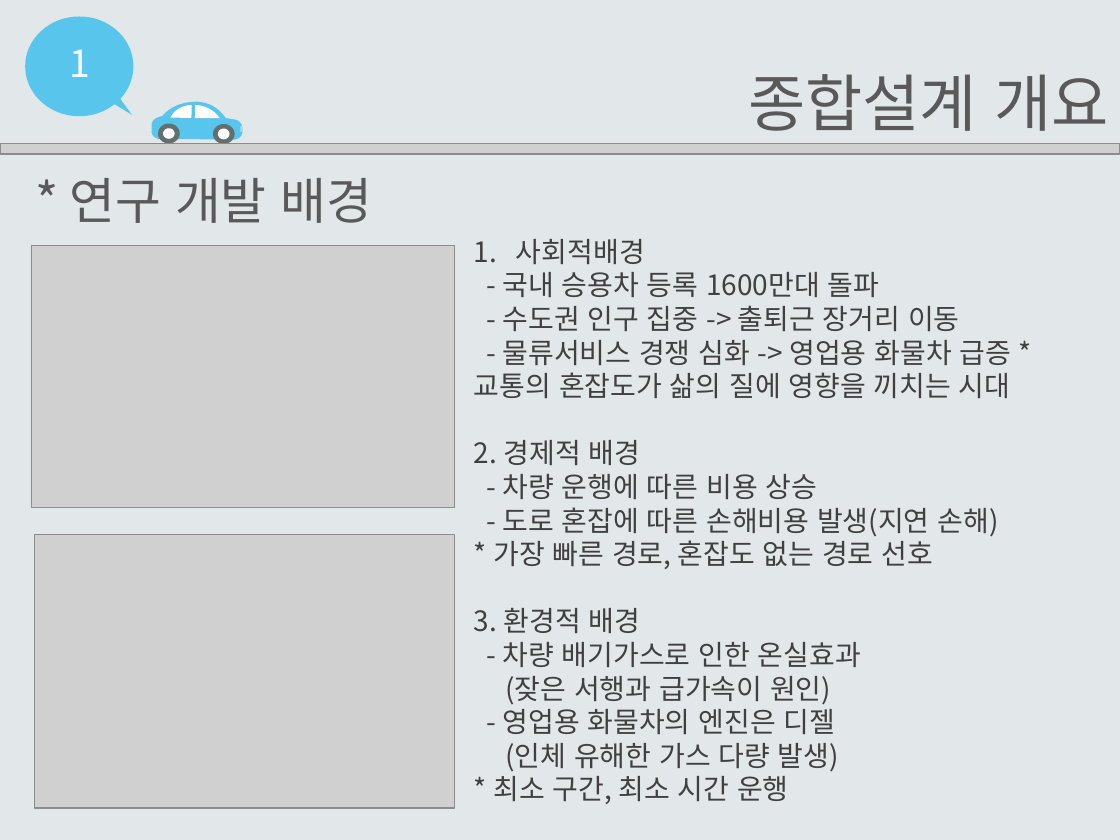
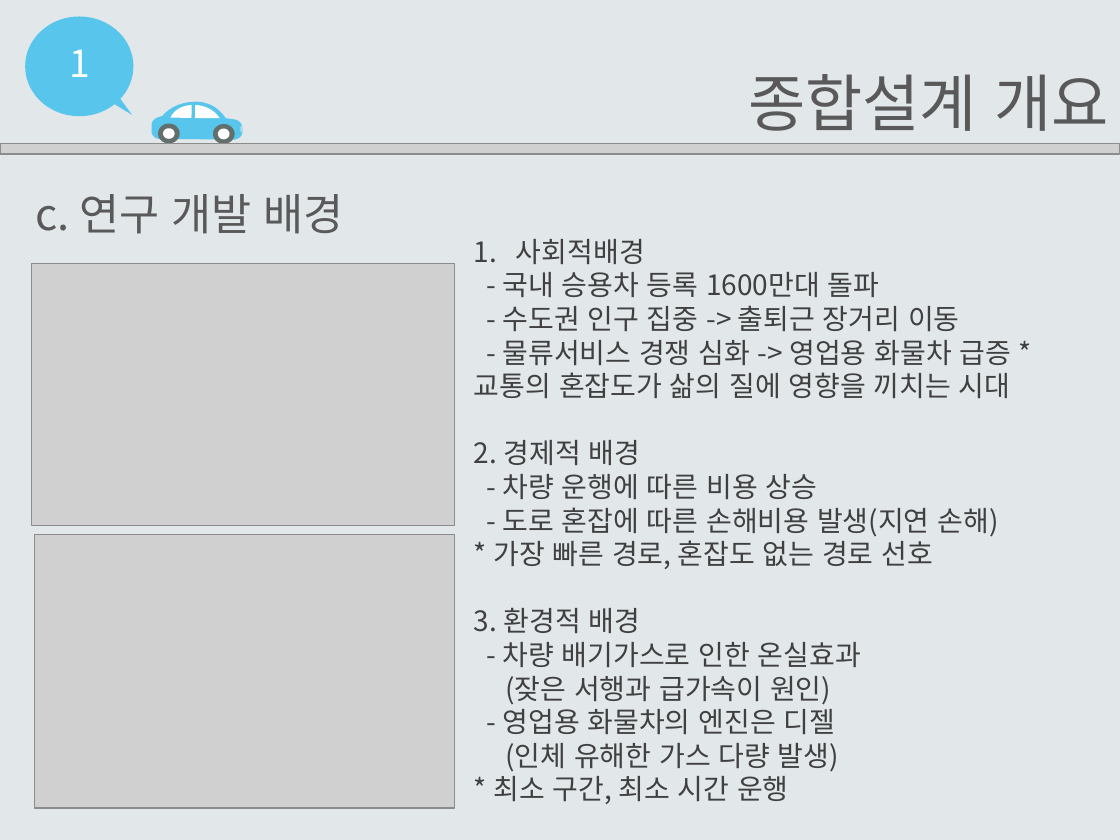
Before and after one commit to EomHeeSang/grad_proj, a slide deck: slide 5 of 발표자료/설계서2-14(엄희상,박주호,김태경).pptx (slide 4 before the commit). Drawn at 1120x840 pixels with LibreOffice and Linux fonts; fonts in the diff are those of the drawing; grey boxes stand for pictures. Boxes give left, top, right and bottom in pixels: in the first picture for what was removed or moved away, otherwise in the second. Text is boxed around its words. In the diff, an @@ line names an element or a change of style, - is before the commit and + after.

```diff
--- a/발표자료/설계서2-14(엄희상,박주호,김태경).pptx
+++ b/발표자료/설계서2-14(엄희상,박주호,김태경).pptx
@@ text at (35, 194, 343, 234): text changed; size 32 to 28 pt @@
-* 연구 개발 배경
+c. 연구 개발 배경
@@ picture: place and size @@
-picture at (31, 245, 454, 507)
+picture at (31, 263, 454, 525)
```
Also in this commit, not shown: 10 other slides changed, 2 slides added, 1 slide removed.
